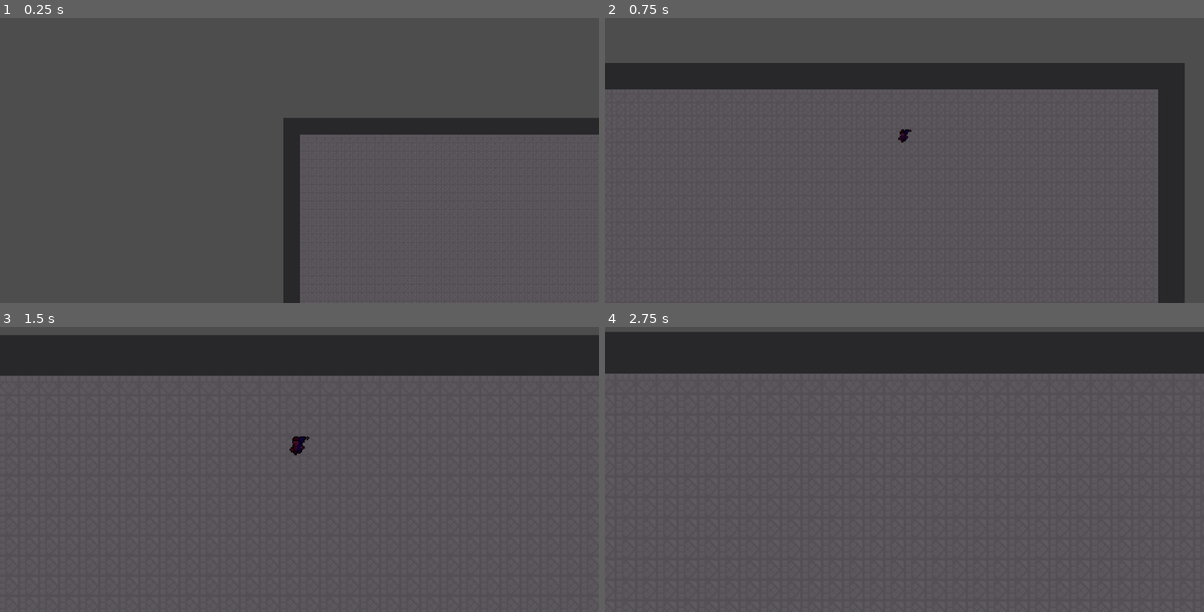
Above: before the commit, frames 1-4 (two rows, left to right).
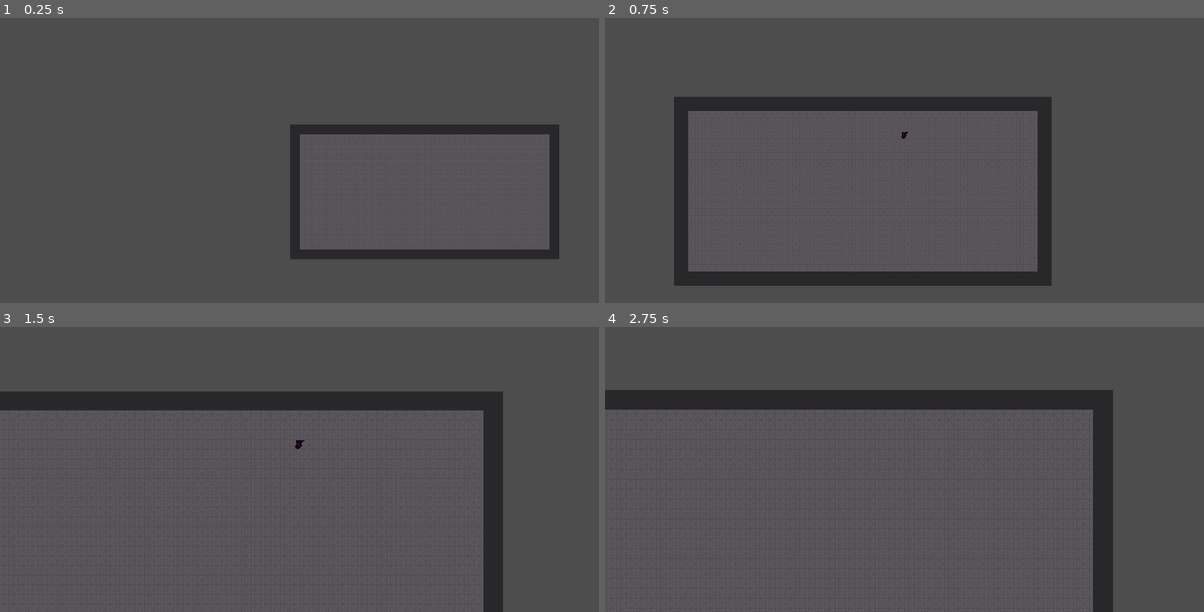
Above: after the commit, the same moments.

Repository: JK-Chapman/project-wizard
Game: Godot game, scene res://base_scene.tscn
Two runs of this game, one before a commit and one after it. Both use one fixed random seed, a clock stepped at 60 frames per second and the inputs below.
Inputs:
- Up to frame 1 (0.25 s): no input
- Up to frame 2 (0.75 s): tap Enter (start4) at 0.5, 0.6 s
- Up to frame 3 (1.5 s): hold Backspace (back4) from 1.28 s (still down); tap Enter (start4) at 1.35 s
- Up to frame 4 (2.75 s): tap Enter (start4) at 2, 2.1 s; release Backspace (back4) at 2.03 s

The runs differ from the first frame. In frame 1, 4.6% of the frame differs, in the area x 47-100%, y 35-100%; in frame 2, 21%; in frame 3, 22%; in frame 4, 23%, in the area x 0-100%, y 1-100%.

Commit message:
Camera improvements
now dynamically sets window size so resizing doesn't cause weird behavior

Diff:
--- a/GameObjects/Cameras/LocalCamera.gd
+++ b/GameObjects/Cameras/LocalCamera.gd
@@ -2,12 +2,14 @@
 
 
 var targets = []
-@onready var screen_size = get_viewport_rect().size
-@export var move_speed:float = 0.5
-@export var zoom_speed:float = 0.05
-@export var min_zoom:float = 1.5
-@export var max_zoom:float = 5.0
-var margin = Vector2(400, 200)
+var margin
+
+@export var move_speed:float = 30
+@export var zoom_speed:float = 3.0
+@export var min_zoom:float = 5.0
+@export var max_zoom:float = 0.5
+
+@onready var screen_size = DisplayServer.window_get_size()
 
 func _ready():
 	make_current()
@@ -20,24 +22,31 @@
 	if t in targets:
 		targets.erase(t)
 
-func _process(_delta):
+func _process(delta):
+	screen_size = DisplayServer.window_get_size()
+	margin = Vector2(screen_size.x * .05, screen_size.y * .05)
+
 	if !targets:
 		return
+
+	# Keep the camera centered among all targets
 	var p = Vector2.ZERO
 	for target in targets:
 		p += target.position
 	p /= targets.size()
-	position = lerp(position, p, move_speed)
+	position = lerp(position, p, move_speed * delta)
 
+	# Find the zoom that will contain all targets
 	var r = Rect2(position, Vector2.ONE)
 	for target in targets:
 		r = r.expand(target.position)
 	r = r.grow_individual(margin.x, margin.y, margin.x, margin.y)
-
 	var z
 	if r.size.x > r.size.y * screen_size.aspect():
-		z = clamp(r.size.x / screen_size.x, min_zoom, max_zoom)
+		z = 1 / clamp(r.size.x / screen_size.x, max_zoom, min_zoom)
 	else:
-		z = clamp(r.size.y / screen_size.y, min_zoom, max_zoom)
+		z = 1 / clamp(r.size.y / screen_size.y, max_zoom, min_zoom)
+	zoom = lerp(zoom, Vector2.ONE * z, zoom_speed * delta)
 
-	zoom = lerp(zoom, Vector2.ONE * z, zoom_speed)
+	# For debug
+	#get_parent().draw_cam_rect(r)
--- a/base_scene.tscn
+++ b/base_scene.tscn
@@ -14,7 +14,6 @@
 layer_0/tile_data = PackedInt32Array(0, 0, 4, 65536, 0, 5, 131072, 0, 5, 196608, 0, 5, 262144, 0, 5, 327680, 0, 5, 3932 …(22627 unchanged characters)…
 
 [node name="ZoomCam" parent="." instance=ExtResource("3_mx0nm")]
-min_zoom = 2.5
 
 [node name="SpawnZone" type="Area2D" parent="."]
 
--- a/project.godot
+++ b/project.godot
@@ -18,6 +18,11 @@
 [autoload]
 
 GameManager="*res://Scripts/GameManager.gd"
+
+[display]
+
+window/size/viewport_width=1920
+window/size/viewport_height=1080
 
 [input]
 
